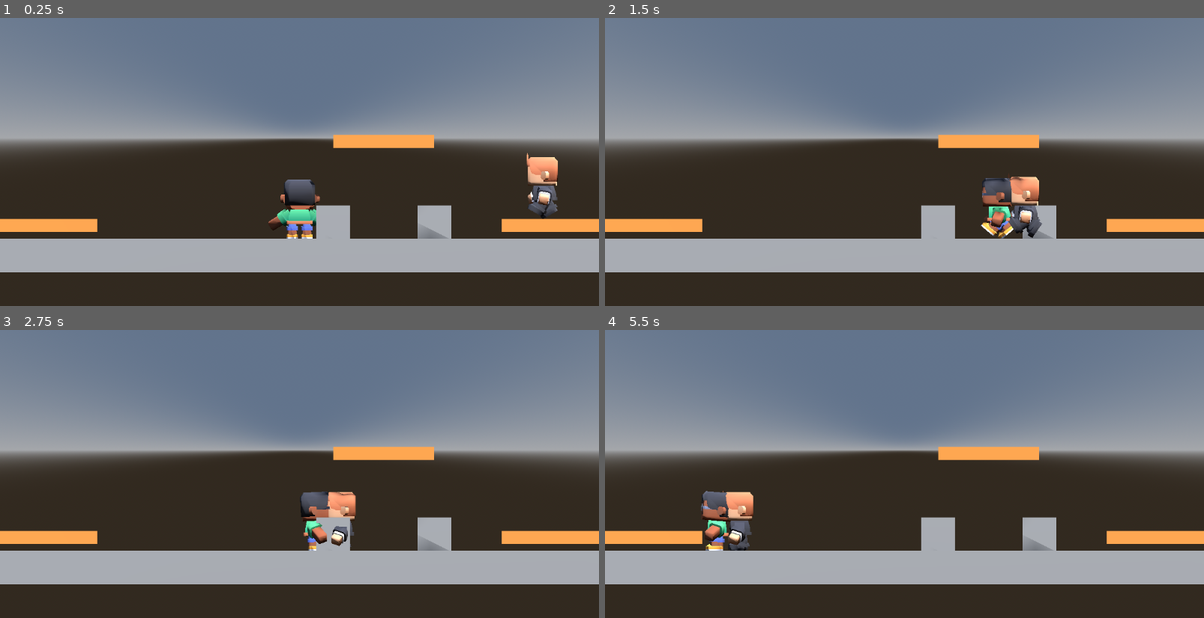
Above: before the commit, frames 1-4 (two rows, left to right).
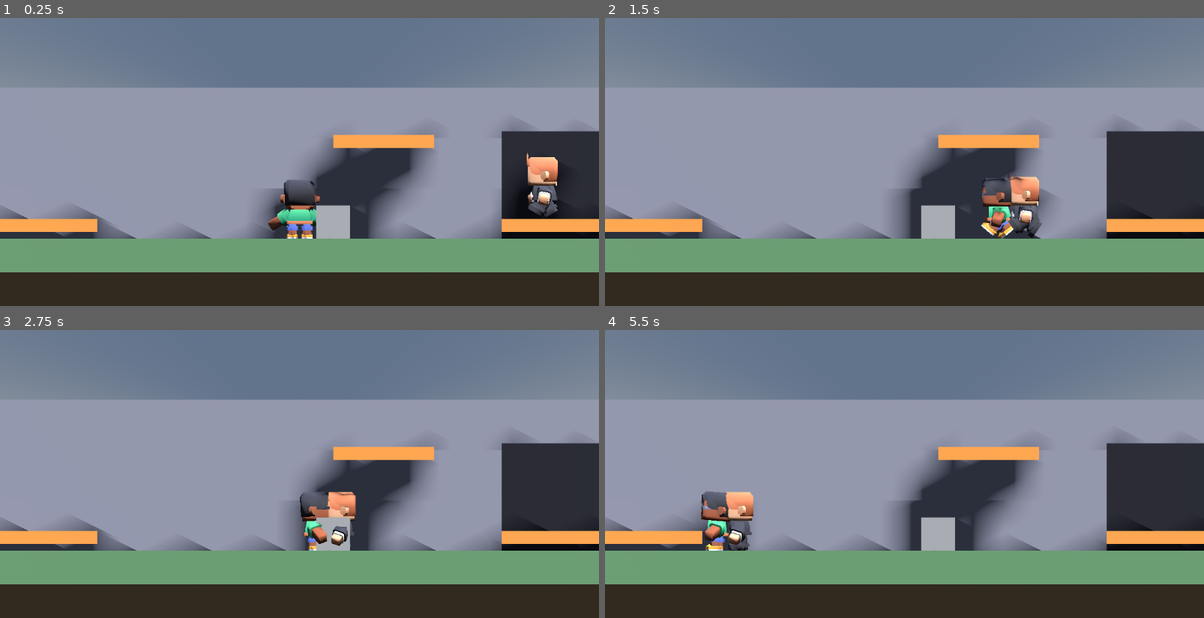
Above: after the commit, the same moments.

Repository: allan-gomez-creator/Barrasbalas
Game: Godot game, scene res://main.tscn
The game is run twice, just before and just after one commit, with the same random seed, the same clock (stepped at 60 frames per second) and the same inputs.
Inputs (mouse positions are in pixels of both pictures, inside the frame that each line leads up to):
- Up to frame 1 (0.25 s): no input
- Up to frame 2 (1.5 s): move the mouse to (1036, 121) at 0.52 s; hold D (move_right) 0.53-1.28 s; click (1036, 121) at 0.6 s; tap Space (saltar) at 0.77 s; move the mouse to (784, 156) at 1.27 s; hold A (move_left) from 1.28 s (still down); tap R (hacer_ruido) at 1.35 s
- Up to frame 3 (2.75 s): tap Space (saltar) at 1.52 s; move the mouse to (359, 376) at 2.02 s; release A (move_left) at 2.03 s; hold D (move_right) from 2.03 s (still down); tap E (interactuar) at 2.1 s
- Up to frame 4 (5.5 s): move the mouse to (874, 517) at 2.77 s; release D (move_right) at 2.78 s; hold W (move_up) 2.78-3.53 s; tap Q (rodar) at 2.85 s; tap Space (saltar) at 3.02, 3.77, 4.52 s; move the mouse to (1084, 499) at 3.52 s; hold A (move_left) from 3.53 s (still down); click (1084, 499) at 3.6 s; move the mouse to (724, 399) at 4.27 s; tap R (hacer_ruido) at 4.35 s; move the mouse to (934, 450) at 5.02 s; tap E (interactuar) at 5.1 s

The runs differ from the first frame. In frame 1, 46% of the frame differs, in the area x 0-100%, y 24-89%; in frame 2, 45%; in frame 3, 45%; in frame 4, 45%.

Commit message:
Avance 1 - escenario base y tacleador por grupo

Diff:
--- /dev/null
+++ b/escenario.tscn
@@ -0,0 +1,139 @@
+[gd_scene format=3]
+
+[sub_resource type="StandardMaterial3D" id="MatCancha"]
+albedo_color = Color(0.36, 0.52, 0.36, 1)
+
+[sub_resource type="BoxMesh" id="PisoMalla"]
+material = SubResource("MatCancha")
+size = Vector3(30, 1, 4)
+
+[sub_resource type="BoxShape3D" id="PisoForma"]
+size = Vector3(30, 1, 4)
+
+[sub_resource type="StandardMaterial3D" id="PlatMat"]
+albedo_color = Color(0.85, 0.55, 0.25, 1)
+
+[sub_resource type="BoxMesh" id="PlatMalla"]
+material = SubResource("PlatMat")
+size = Vector3(3, 0.4, 4)
+
+[sub_resource type="BoxShape3D" id="PlatForma"]
+size = Vector3(3, 0.4, 4)
+
+[sub_resource type="BoxMesh" id="TribunaMalla"]
+material = SubResource("PlatMat")
+size = Vector3(9, 0.4, 4)
+
+[sub_resource type="BoxShape3D" id="TribunaForma"]
+size = Vector3(9, 0.4, 4)
+
+[sub_resource type="BoxShape3D" id="BordeForma"]
+size = Vector3(1, 12, 4)
+
+[sub_resource type="StandardMaterial3D" id="MatGrada"]
+albedo_color = Color(0.5, 0.5, 0.55, 1)
+
+[sub_resource type="BoxMesh" id="Grada1Malla"]
+material = SubResource("MatGrada")
+size = Vector3(30, 1.5, 1)
+
+[sub_resource type="BoxMesh" id="Grada2Malla"]
+material = SubResource("MatGrada")
+size = Vector3(30, 3, 1)
+
+[sub_resource type="BoxMesh" id="Grada3Malla"]
+material = SubResource("MatGrada")
+size = Vector3(30, 4.5, 1)
+
+[sub_resource type="StandardMaterial3D" id="MatTunel"]
+albedo_color = Color(0.12, 0.12, 0.15, 1)
+
+[sub_resource type="BoxMesh" id="TunelMalla"]
+material = SubResource("MatTunel")
+size = Vector3(3, 3.2, 0.2)
+
+[node name="Escenario" type="Node3D"]
+
+[node name="Suelo" type="StaticBody3D" parent="."]
+transform = Transform3D(1, 0, 0, 0, 1, 0, 0, 0, 1, 0, -0.5, 0)
+
+[node name="MeshInstance3D" type="MeshInstance3D" parent="Suelo"]
+mesh = SubResource("PisoMalla")
+
+[node name="CollisionShape3D" type="CollisionShape3D" parent="Suelo"]
+shape = SubResource("PisoForma")
+
+[node name="Plataformas" type="Node3D" parent="."]
+
+[node name="Plataforma1" type="StaticBody3D" parent="Plataformas"]
+transform = Transform3D(1, 0, 0, 0, 1, 0, 0, 0, 1, 10.5, 0.4, 0)
+
+[node name="MeshInstance3D" type="MeshInstance3D" parent="Plataformas/Plataforma1"]
+mesh = SubResource("TribunaMalla")
+
+[node name="CollisionShape3D" type="CollisionShape3D" parent="Plataformas/Plataforma1"]
+shape = SubResource("TribunaForma")
+
+[node name="Plataforma2" type="StaticBody3D" parent="Plataformas"]
+transform = Transform3D(1, 0, 0, 0, 1, 0, 0, 0, 1, -10.5, 0.4, 0)
+
+[node name="MeshInstance3D" type="MeshInstance3D" parent="Plataformas/Plataforma2"]
+mesh = SubResource("TribunaMalla")
+
+[node name="CollisionShape3D" type="CollisionShape3D" parent="Plataformas/Plataforma2"]
+shape = SubResource("TribunaForma")
+
+[node name="Plataforma3" type="StaticBody3D" parent="Plataformas"]
+transform = Transform3D(1, 0, 0, 0, 1, 0, 0, 0, 1, 2.5, 2.9, 0)
+
+[node name="MeshInstance3D" type="MeshInstance3D" parent="Plataformas/Plataforma3"]
+mesh = SubResource("PlatMalla")
+
+[node name="CollisionShape3D" type="CollisionShape3D" parent="Plataformas/Plataforma3"]
+shape = SubResource("PlatForma")
+
+[node name="Bordes" type="Node3D" parent="."]
+
+[node name="BordeIzq" type="StaticBody3D" parent="Bordes"]
+transform = Transform3D(1, 0, 0, 0, 1, 0, 0, 0, 1, -15.5, 6, 0)
+
+[node name="CollisionShape3D" type="CollisionShape3D" parent="Bordes/BordeIzq"]
+shape = SubResource("BordeForma")
+
+[node name="BordeDer" type="StaticBody3D" parent="Bordes"]
+transform = Transform3D(1, 0, 0, 0, 1, 0, 0, 0, 1, 15.5, 6, 0)
+
+[node name="CollisionShape3D" type="CollisionShape3D" parent="Bordes/BordeDer"]
+shape = SubResource("BordeForma")
+
+[node name="Gradas" type="Node3D" parent="."]
+
+[node name="Grada1" type="MeshInstance3D" parent="Gradas"]
+transform = Transform3D(1, 0, 0, 0, 1, 0, 0, 0, 1, 0, 0.75, -2.5)
+mesh = SubResource("Grada1Malla")
+
+[node name="Grada2" type="MeshInstance3D" parent="Gradas"]
+transform = Transform3D(1, 0, 0, 0, 1, 0, 0, 0, 1, 0, 1.5, -3.5)
+mesh = SubResource("Grada2Malla")
+
+[node name="Grada3" type="MeshInstance3D" parent="Gradas"]
+transform = Transform3D(1, 0, 0, 0, 1, 0, 0, 0, 1, 0, 2.25, -4.5)
+mesh = SubResource("Grada3Malla")
+
+[node name="BocaTunel" type="MeshInstance3D" parent="."]
+transform = Transform3D(1, 0, 0, 0, 1, 0, 0, 0, 1, 7.5, 1.6, -2.05)
+mesh = SubResource("TunelMalla")
+
+[node name="Apariciones" type="Node3D" parent="."]
+
+[node name="AparicionIzq" type="Marker3D" parent="Apariciones" groups=["apariciones"]]
+transform = Transform3D(1, 0, 0, 0, 1, 0, 0, 0, 1, -12, 0.6, 0)
+
+[node name="AparicionDer" type="Marker3D" parent="Apariciones" groups=["apariciones"]]
+transform = Transform3D(1, 0, 0, 0, 1, 0, 0, 0, 1, 12, 0.6, 0)
+
+[node name="TribunaIzq" type="Marker3D" parent="Apariciones" groups=["apariciones"]]
+transform = Transform3D(1, 0, 0, 0, 1, 0, 0, 0, 1, -7.5, 0.6, 0)
+
+[node name="TribunaDer" type="Marker3D" parent="Apariciones" groups=["apariciones"]]
+transform = Transform3D(1, 0, 0, 0, 1, 0, 0, 0, 1, 7.5, 0.6, 0)
--- a/main.tscn
+++ b/main.tscn
@@ -7,6 +7,7 @@
 [ext_resource type="Script" uid="uid://c2anmpos86lhu" path="res://diana.gd" id="5_lquwl"]
 [ext_resource type="Script" uid="uid://cheajayngkfaa" path="res://rodar.gd" id="6_rodar"]
 [ext_resource type="Script" uid="uid://llty1vxsmol8" path="res://interactuar.gd" id="7_inter"]
+[ext_resource type="PackedScene" path="res://escenario.tscn" id="8_5vw27"]
 
 [sub_resource type="ProceduralSkyMaterial" id="CieloMat"]
 
@@ -16,21 +17,6 @@
 [sub_resource type="Environment" id="Entorno"]
 background_mode = 2
 sky = SubResource("Cielo")
-
-[sub_resource type="BoxMesh" id="PisoMalla"]
-size = Vector3(30, 1, 4)
-
-[sub_resource type="BoxShape3D" id="PisoForma"]
-size = Vector3(30, 1, 4)
-
-[sub_resource type="BoxMesh" id="PlatMalla"]
-size = Vector3(3, 0.4, 4)
-
-[sub_resource type="StandardMaterial3D" id="PlatMat"]
-albedo_color = Color(0.85, 0.55, 0.25, 1)
-
-[sub_resource type="BoxShape3D" id="PlatForma"]
-size = Vector3(3, 0.4, 4)
 
 [sub_resource type="CapsuleShape3D" id="Capsula"]
 radius = 0.35
@@ -51,53 +37,14 @@
 transform = Transform3D(0.866025, -0.353553, 0.353553, 0, 0.707107, 0.707107, -0.5, -0.612372, 0.612372, 0, 6, 0)
 shadow_enabled = true
 
-[node name="Suelo" type="StaticBody3D" parent="." unique_id=1634734222]
-transform = Transform3D(1, 0, 0, 0, 1, 0, 0, 0, 1, 0, -0.5, 0)
-
-[node name="MeshInstance3D" type="MeshInstance3D" parent="Suelo" unique_id=2080490387]
-mesh = SubResource("PisoMalla")
-
-[node name="CollisionShape3D" type="CollisionShape3D" parent="Suelo" unique_id=1182913117]
-shape = SubResource("PisoForma")
-
 [node name="Plataformas" type="Node3D" parent="." unique_id=775087165]
-
-[node name="Plataforma1" type="StaticBody3D" parent="Plataformas" unique_id=1757900769]
-transform = Transform3D(1, 0, 0, 0, 1, 0, 0, 0, 1, 7.5, 0.4, 0)
-
-[node name="MeshInstance3D" type="MeshInstance3D" parent="Plataformas/Plataforma1" unique_id=1267557076]
-mesh = SubResource("PlatMalla")
-surface_material_override/0 = SubResource("PlatMat")
-
-[node name="CollisionShape3D" type="CollisionShape3D" parent="Plataformas/Plataforma1" unique_id=358189887]
-shape = SubResource("PlatForma")
-
-[node name="Plataforma2" type="StaticBody3D" parent="Plataformas" unique_id=1420343149]
-transform = Transform3D(1, 0, 0, 0, 1, 0, 0, 0, 1, -7.5, 0.4, 0)
-
-[node name="MeshInstance3D" type="MeshInstance3D" parent="Plataformas/Plataforma2" unique_id=552887383]
-mesh = SubResource("PlatMalla")
-surface_material_override/0 = SubResource("PlatMat")
-
-[node name="CollisionShape3D" type="CollisionShape3D" parent="Plataformas/Plataforma2" unique_id=1631556371]
-shape = SubResource("PlatForma")
-
-[node name="Plataforma3" type="StaticBody3D" parent="Plataformas" unique_id=1315718501]
-transform = Transform3D(1, 0, 0, 0, 1, 0, 0, 0, 1, 2.5, 2.9, 0)
-
-[node name="MeshInstance3D" type="MeshInstance3D" parent="Plataformas/Plataforma3" unique_id=367902449]
-mesh = SubResource("PlatMalla")
-surface_material_override/0 = SubResource("PlatMat")
-
-[node name="CollisionShape3D" type="CollisionShape3D" parent="Plataformas/Plataforma3" unique_id=303940403]
-shape = SubResource("PlatForma")
 
 [node name="Camera3D" type="Camera3D" parent="." unique_id=2007210899]
 transform = Transform3D(1, 0, 0, 0, 1, 0, 0, 0, 1, 0, 3, 12)
 projection = 1
 size = 10.0
 
-[node name="Personaje" type="CharacterBody3D" parent="." unique_id=2138693632]
+[node name="Personaje" type="CharacterBody3D" parent="." unique_id=2138693632 groups=["arbitro", "jugador"]]
 axis_lock_linear_z = true
 script = ExtResource("1_pj")
 
@@ -122,7 +69,6 @@
 
 [node name="Tacleador" parent="." unique_id=398855998 node_paths=PackedStringArray("objetivo") instance=ExtResource("3_h2yge")]
 transform = Transform3D(1, 0, 0, 0, 1, 0, 0, 0, 1, 8, 0.6, 0)
-axis_lock_linear_z = true
 objetivo = NodePath("../Personaje")
 
 [node name="Caja1" type="StaticBody3D" parent="." unique_id=158947071]
@@ -138,3 +84,5 @@
 [node name="CajaInteractiva" type="MeshInstance3D" parent="." unique_id=2077083756 groups=["interactivos"]]
 transform = Transform3D(1, 0, 0, 0, 1, 0, 0, 0, 1, 1, 0.5, 0)
 mesh = SubResource("BoxMesh_n83nh")
+
+[node name="Escenario" parent="." unique_id=834304079 instance=ExtResource("8_5vw27")]
--- a/project.godot
+++ b/project.godot
@@ -70,6 +70,21 @@
 "events": [Object(InputEventKey,"resource_local_to_scene":false,"resource_name":"","device":-1,"window_id":0,"alt_press …(192 unchanged characters)…
 ]
 }
+esquivar={
+"deadzone": 0.2,
+"events": [Object(InputEventKey,"resource_local_to_scene":false,"resource_name":"","device":-1,"window_id":0,"alt_pressed":false,"shift_pressed":false,"ctrl_pressed":false,"meta_pressed":false,"pressed":false,"keycode":0,"physical_keycode":4194325,"key_label":0,"unicode":0,"location":0,"echo":false,"script":null)
+]
+}
+aerosol={
+"deadzone": 0.2,
+"events": [Object(InputEventMouseButton,"resource_local_to_scene":false,"resource_name":"","device":-1,"window_id":0,"alt_pressed":false,"shift_pressed":false,"ctrl_pressed":false,"meta_pressed":false,"button_mask":0,"position":Vector2(0, 0),"global_position":Vector2(0, 0),"factor":1.0,"button_index":2,"canceled":false,"pressed":false,"double_click":false,"script":null)
+]
+}
+pausa={
+"deadzone": 0.2,
+"events": [Object(InputEventKey,"resource_local_to_scene":false,"resource_name":"","device":-1,"window_id":0,"alt_pressed":false,"shift_pressed":false,"ctrl_pressed":false,"meta_pressed":false,"pressed":false,"keycode":0,"physical_keycode":4194305,"key_label":0,"unicode":0,"location":0,"echo":false,"script":null)
+]
+}
 
 [physics]
 
--- a/tacleador.gd
+++ b/tacleador.gd
@@ -6,6 +6,8 @@
 @export var rapidez = 3.2
 @export var radio_ver = 5.0
 @export var radio_perder = 8.0
+# Los que crean las oleadas persiguen desde que nacen y no se rinden.
+@export var persigue_siempre = false
 @export var puntos: Array[Vector3] = [
 	Vector3(5.5, 0, 0), Vector3(2.5, 0, 0)]
 @onready var anim = $Modelo/AnimationPlayer
@@ -14,8 +16,21 @@
 var punto = 0
 
 
+func _ready():
+	add_to_group("barristas")
+	# Si nadie le dijo a quién perseguir (lo creó una oleada), busca al árbitro.
+	if objetivo == null:
+		objetivo = get_tree().get_first_node_in_group("arbitro")
+		persigue_siempre = true
+	if persigue_siempre:
+		estado = Estado.PERSEGUIR
+
+
 func _physics_process(delta):
 	velocity += get_gravity() * delta
+	if objetivo == null:
+		move_and_slide()
+		return
 	var distancia = global_position.distance_to(objetivo.global_position)
 	match estado:
 		Estado.PATRULLA:
@@ -26,7 +41,7 @@
 			if global_position.distance_to(puntos[punto]) < 0.3:
 				punto = (punto + 1) % puntos.size()
 		Estado.PERSEGUIR:
-			if distancia > radio_perder:
+			if distancia > radio_perder and not persigue_siempre:
 				estado = Estado.PATRULLA
 				print("lo perdió a ", snappedf(distancia, 0.01), " m")
 			ir_a(objetivo.global_position)
@@ -45,7 +60,6 @@
 	anim.play("walk")
 
 
-
 @export var vida = 2
 
 
--- a/tacleador.tscn
+++ b/tacleador.tscn
@@ -8,6 +8,7 @@
 height = 1.75
 
 [node name="Tacleador" type="CharacterBody3D" unique_id=398855998]
+axis_lock_linear_z = true
 script = ExtResource("1_tpvfa")
 
 [node name="CollisionShape3D" type="CollisionShape3D" parent="." unique_id=1087905645]
